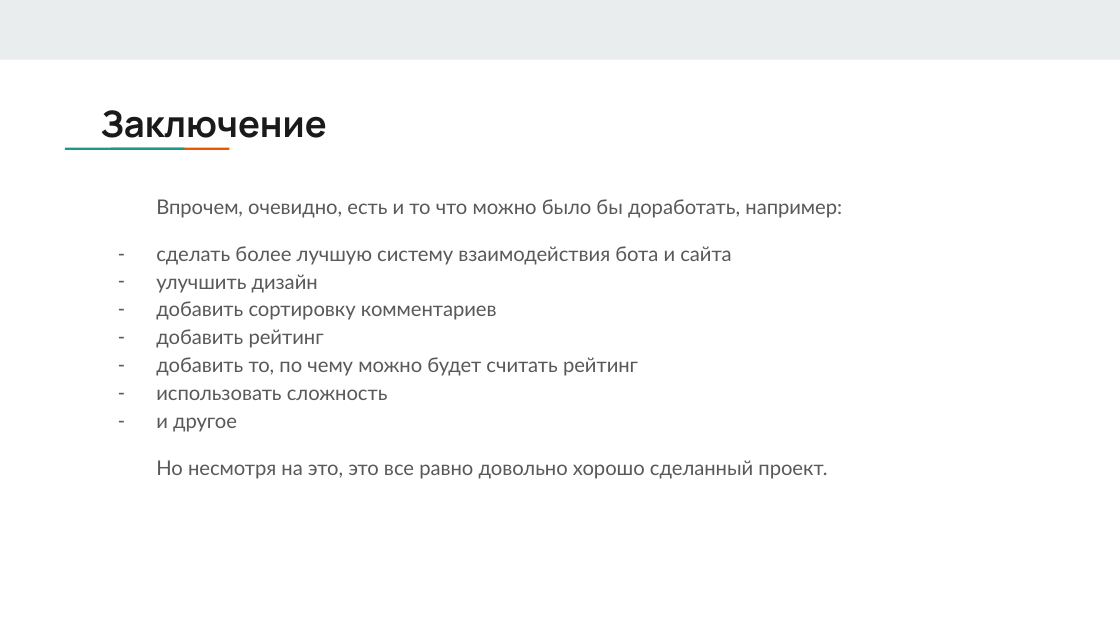
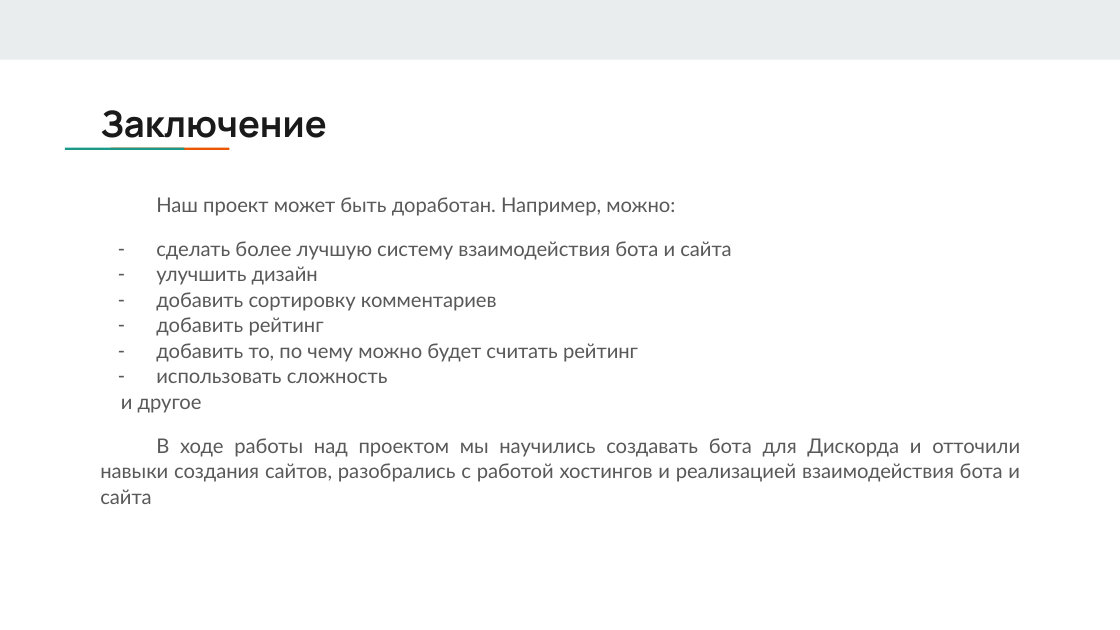
Before and after one commit to ElizavetaShangina/Project_3, a slide deck: slide 9 of WebServer+API проект “Лабиринт”.pptx. Drawn at 1120x630 pixels with LibreOffice and Linux fonts; fonts in the diff are those of the drawing. Boxes give left, top, right and bottom in pixels: in the first picture for what was removed or moved away, otherwise in the second. Text is boxed around its words. In the diff, an @@ line names an element or a change of style, - is before the commit and + after.

```diff
--- a/WebServer+API проект “Лабиринт”.pptx
+++ b/WebServer+API проект “Лабиринт”.pptx
@@ text at bbox=[156, 197, 675, 216]: text changed @@
-Впрочем, очевидно, есть и то что можно было бы доработать, например:
+Наш проект может быть доработан. Например, можно:
@@ text at bbox=[121, 241, 731, 413]: line spacing 1.15 to 1.05; bullet - to none @@
@@ text at bbox=[100, 438, 1020, 504]: text changed @@
-Но несмотря на это, это все равно довольно хорошо сделанный проект.
+В ходе работы над проектом мы научились создавать бота для Дискорда и отточили навыки создания сайтов, разобрались с работой хостингов и реализацией взаимодействия бота и сайта
```
Also in this commit, not shown: 1 other slide changed.
